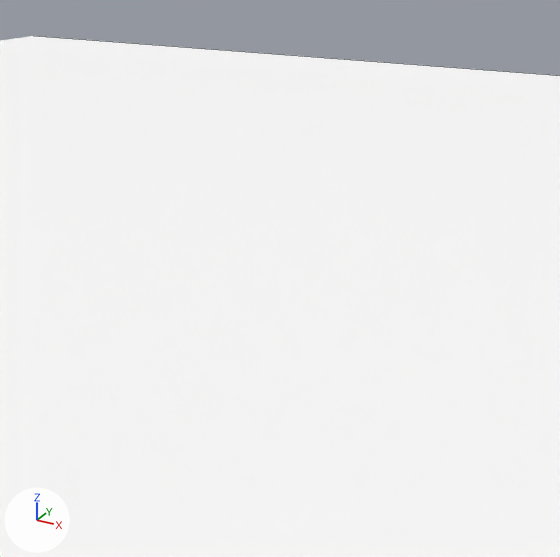
A saved change to the glTF model demo/galileo/assets/world.glb.
One viewpoint serves both versions: a 50 mm camera at (-10.95, 11.31, 2.59) aimed at (-11.96, 13.15, 1.67). Every picture has the same lights, and +X, +Y and +Z are marked at lower left. Mesh edges are drawn as thin lines.

Before the edit, the objects in view are built like this:
```python
me_cube_001 = bpy.data.meshes.new('Cube.001')
me_cube_001.from_pydata(...)  # 26 vertices, 48 faces; spans x -25.0..25.0, y -25.0..25.0, z -0.5..5.3
me_cube_001.materials.append(mat_material_002)  # white #ffffff
ob_cube = bpy.data.objects.new('Cube', me_cube_001)
ob_cube.location = (0.0, 0.0, 0.0)
```
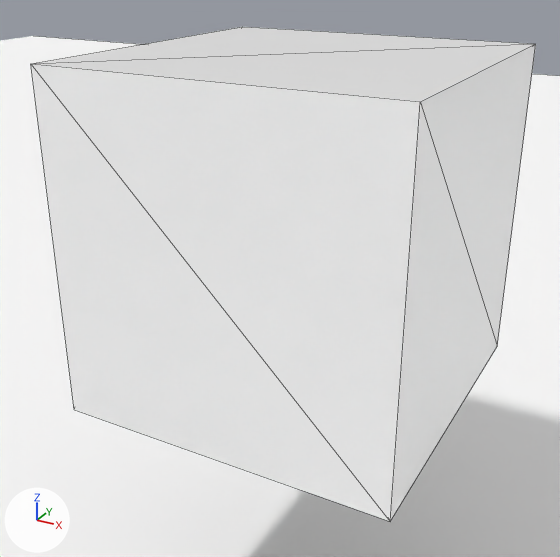
Commit message: galileo: Add spawner cube to the world

What changed in the scene script:
```text
Add me_cube:
    me_cube.from_pydata(...)  # a box spanning x -0.5..0.5, y -0.5..0.5, z -0.5..0.5
Add ob_spawn:
    ob_spawn = bpy.data.objects.new('Spawn', me_cube)
    ob_spawn.location = (-11.926, 13.229, 1.801)
```

What differs and where, as boxes (x1, y1, x2, y2) in the pictures (560 x 557 px):
'Spawn', added: after (31, 27, 536, 521)
'Cube', unchanged, covered by the edit: (0, 36, 560, 557) in both
